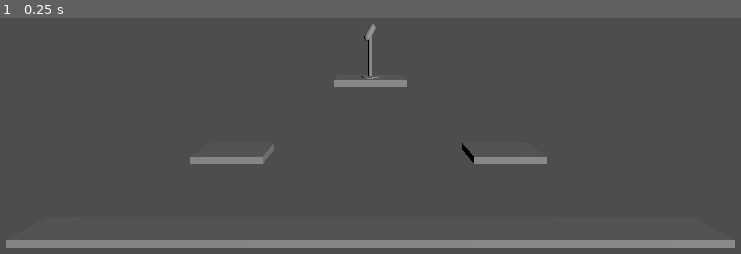
Above: before the commit, frame 1.
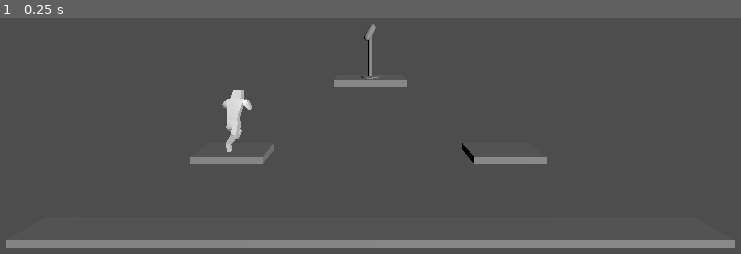
Above: after the commit, the same moment.

Repository: Dethcrvsh/mortal-democracy
Game: Godot game, scene res://scenes/main.tscn
Same seed, same stepped clock (60 frames per second), same inputs: the game is played once before the commit and once after it.
Inputs:
- Up to frame 1 (0.25 s): no input

The runs differ from the first frame. In frame 1, 0.5% of the frame differs, in the area x 29-35%, y 30-57%.

Commit message:
Solve merge conflicts.

Diff:
--- a/scenes/player.tscn
+++ b/scenes/player.tscn
@@ -1,11 +1,7 @@
-[gd_scene load_steps=4 format=3 uid="uid://dmv20yirqb5xr"]
+[gd_scene load_steps=4 format=3 uid="uid://b7p316tpqry1e"]
 
 [ext_resource type="Script" path="res://scripts/player.gd" id="1_i58mw"]
-
-[sub_resource type="CapsuleMesh" id="CapsuleMesh_wf37l"]
-radius = 0.3
-height = 1.7
-[ext_resource type="PackedScene" uid="uid://dmxba03pv01kl" path="res://Assets/Models/placeholder_person_run.glb" id="2_yblxt"]
+[ext_resource type="PackedScene" uid="uid://cgrqcbf2clwnd" path="res://Assets/Models/placeholder_person_run.glb" id="2_yblxt"]
 
 [sub_resource type="ConvexPolygonShape3D" id="ConvexPolygonShape3D_5sthw"]
 points = PackedVector3Array(0.261681, 0.680906, 0.0598727, -0.288505, -0.595199, -0.0651786, -0.289798, -0.597897, 0.05 …(932 unchanged characters)…
@@ -15,9 +11,6 @@
 axis_lock_angular_z = true
 script = ExtResource("1_i58mw")
 
-[node name="TempMesh" type="MeshInstance3D" parent="."]
-mesh = SubResource("CapsuleMesh_wf37l")
-
 [node name="CollisionShape3D" type="CollisionShape3D" parent="."]
 shape = SubResource("ConvexPolygonShape3D_5sthw")
 
--- a/scripts/goal.gd
+++ b/scripts/goal.gd
@@ -1,4 +1,4 @@
-extends Area3D
+extends Node3D
 
 
 # Called when the node enters the scene tree for the first time.
Not shown: 1 places in scenes/Map1.tscn that only renumber resources
